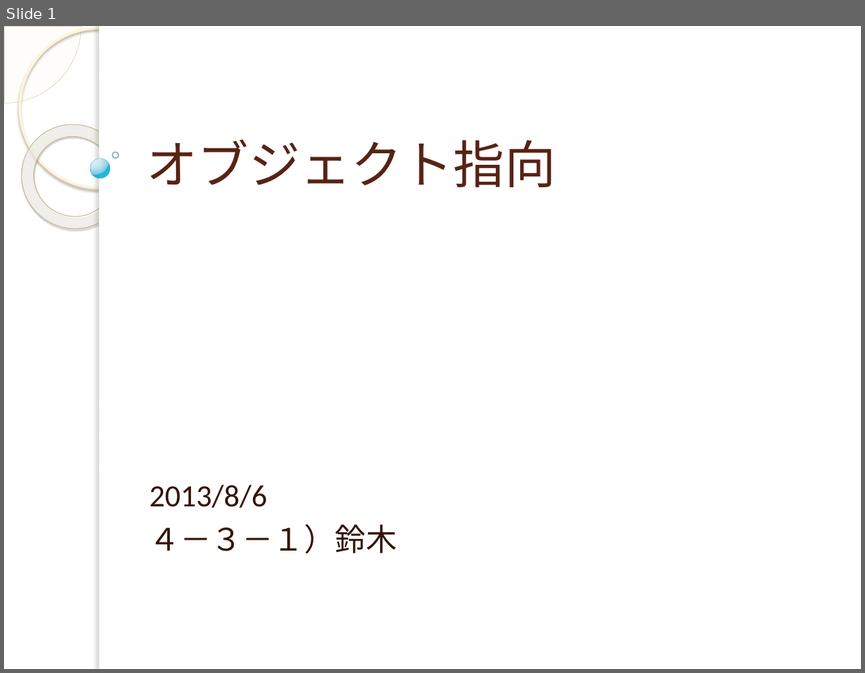
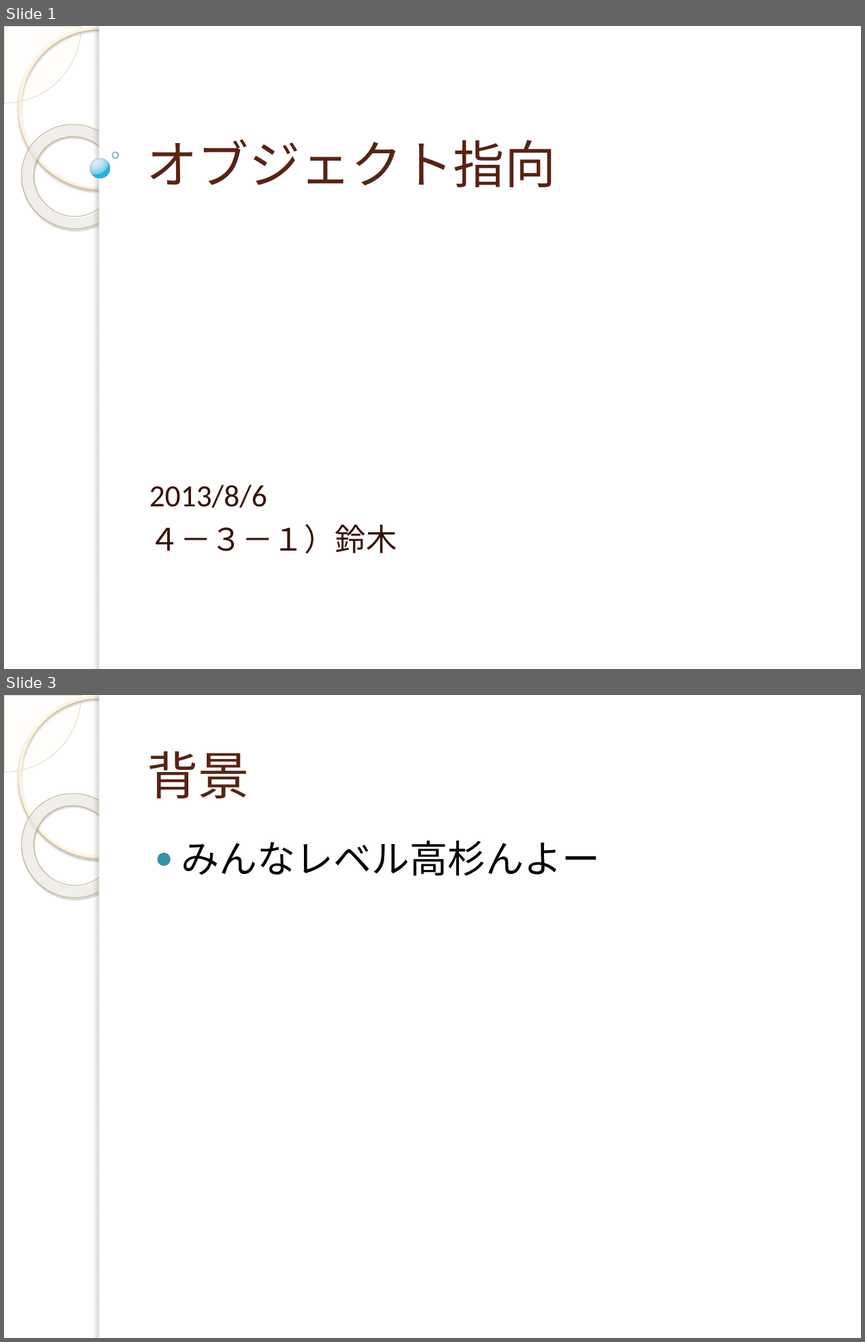
Before and after one commit to yuridonus/FEstudy, a slide deck: objectStudy.pptx. Shown one above the other, each under a label of ours: slide 1 before the commit, slides 1 and 3 after it; the slides between them are not shown. The pictures are 865x673 and 865x1342 pixels, drawn with LibreOffice and Linux fonts; fonts in the diff are those of the drawing; background and template pictures are left out. Boxes give left, top, right and bottom in pixels: in the first picture for what was removed or moved away, otherwise in the second. Text is boxed around its words. In the diff, an @@ line names an element or a change of style, - is before the commit and + after.

```diff
--- a/objectStudy.pptx
+++ b/objectStudy.pptx
@@ slide 3 added at [4,695,861,1338], background picture (left out); not listed: 5 template elements that a slide beside it also shows @@
@@ title added at [147,751,249,798], 43 pt, text #572314 @@
+背景
@@ text added at [181,841,600,876], 32 pt, text #000000 @@
+● みんなレベル高杉んよー
```
Also in this commit, not shown: 2 slides changed, 11 other slides added.
